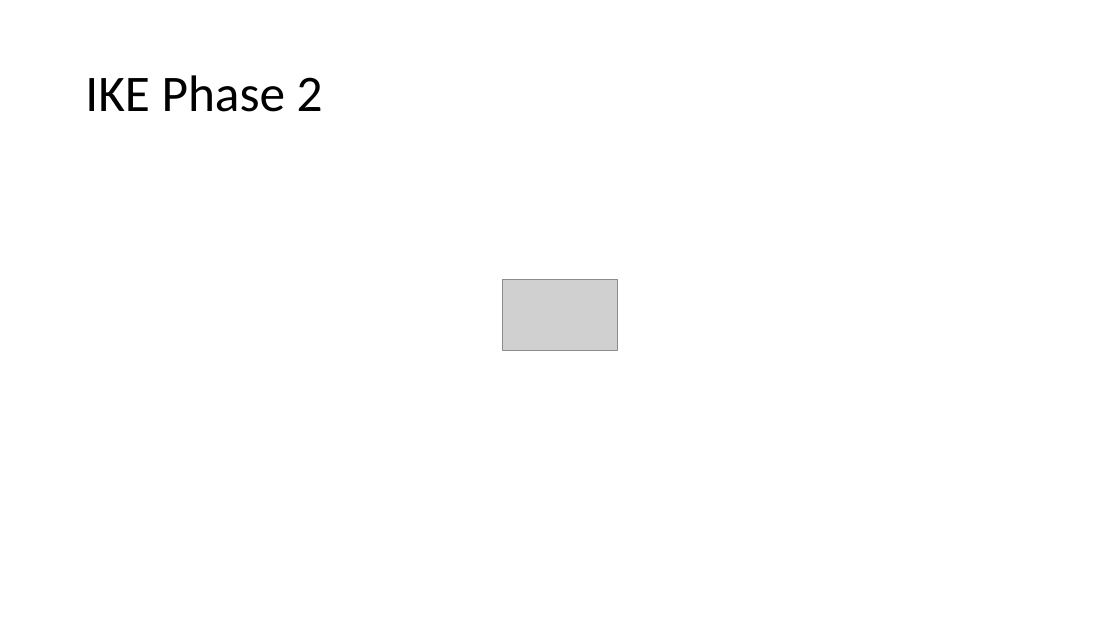
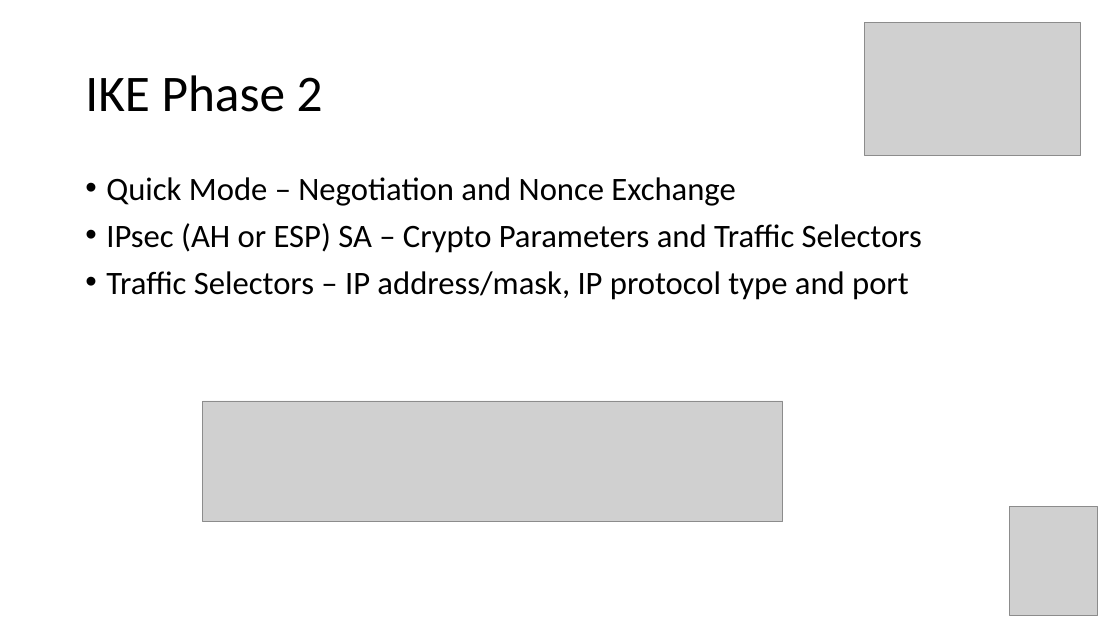
Before and after one commit to ndbellew/AppliedCryptography, a slide deck: slide 12 of Assignments/InternetKeyExchange/Internet Key Exchange.pptx (slide 13 before the commit). Drawn at 1120x630 pixels with LibreOffice and Linux fonts; fonts in the diff are those of the drawing; grey boxes stand for pictures. Boxes give left, top, right and bottom in pixels: in the first picture for what was removed or moved away, otherwise in the second. Text is boxed around its words. In the diff, an @@ line names an element or a change of style, - is before the commit and + after.

```diff
--- a/Assignments/InternetKeyExchange/Internet Key Exchange.pptx
+++ b/Assignments/InternetKeyExchange/Internet Key Exchange.pptx
@@ picture: place and size @@
-picture at [502,280,618,350]
+picture at [865,23,1081,155]
@@ text added at [106,177,922,300], 28 pt, text #000000 @@
+• Quick Mode – Negotiation and Nonce Exchange
+• IPsec (AH or ESP) SA – Crypto Parameters and Traffic Selectors
+• Traffic Selectors – IP address/mask, IP protocol type and port
@@ picture added at [202,401,783,522] @@
@@ picture added at [1010,507,1098,616] @@
```
Also in this commit, not shown: 5 other slides changed, 6 slides added, 4 slides removed.
